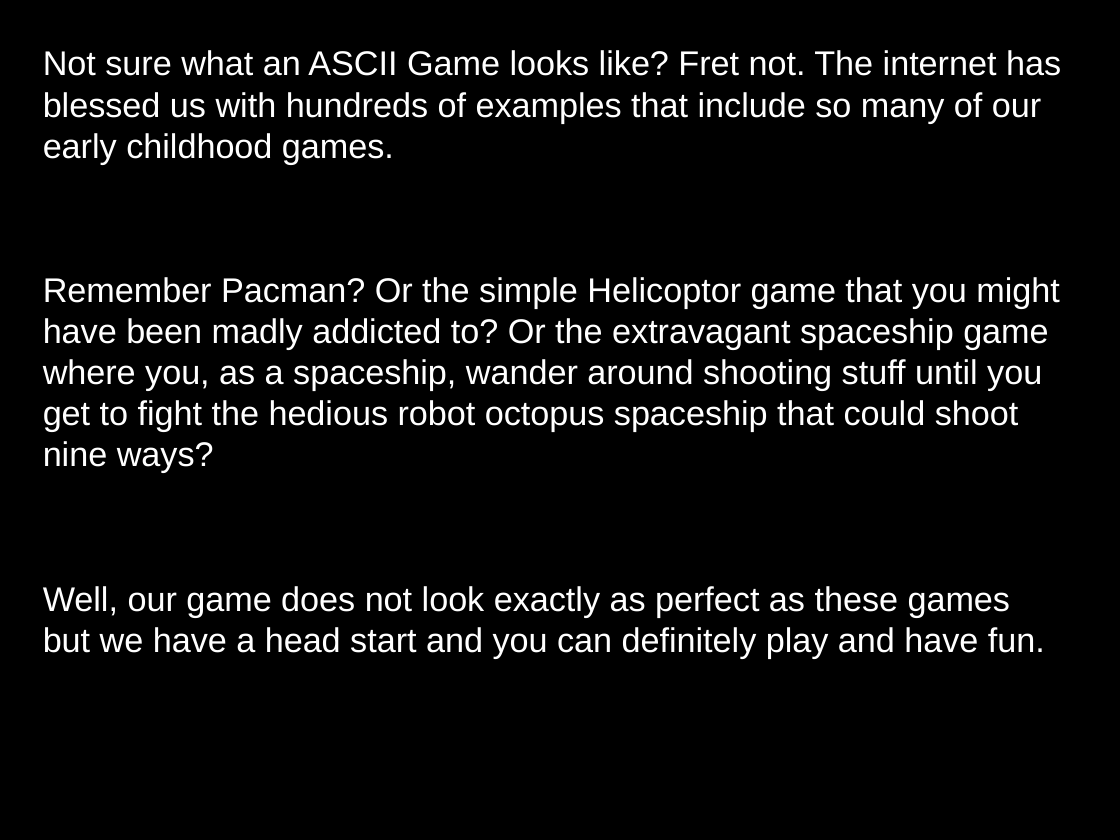
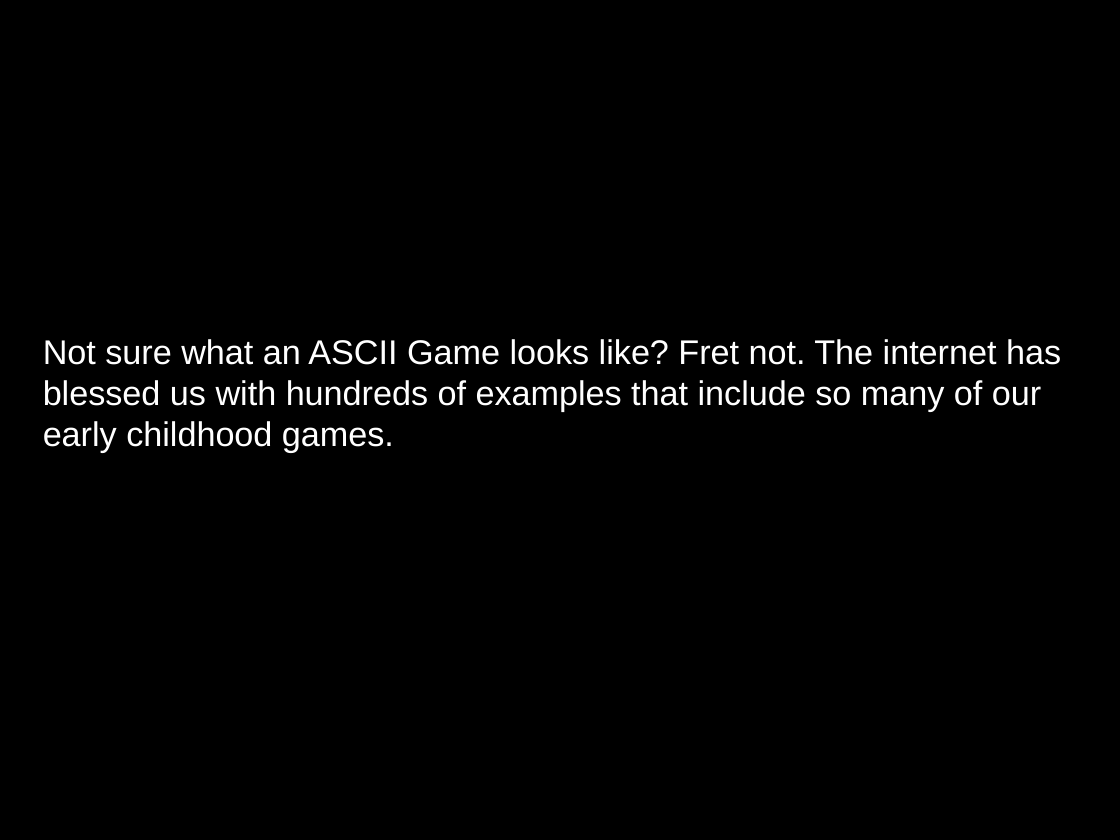
Before and after one commit to harrisonk19/SpaceGame, a slide deck: slide 7 of new_user_documentation.pptx (slide 4 before the commit). Drawn at 1120x840 pixels with LibreOffice and Linux fonts; fonts in the diff are those of the drawing; background and template pictures are left out. Boxes give left, top, right and bottom in pixels: in the first picture for what was removed or moved away, otherwise in the second. Text is boxed around its words. In the diff, an @@ line names an element or a change of style, - is before the commit and + after.

```diff
--- a/new_user_documentation.pptx
+++ b/new_user_documentation.pptx
@@ text at box(43, 277, 1059, 658): paragraphs removed @@
-Remember Pacman? Or the simple Helicoptor game that you might have been madly addicted to? Or the extravagant spaceship game where you, as a spaceship, wander around shooting stuff until you get to fight the hedious robot octopus spaceship that could shoot nine ways?
-Well, our game does not look exactly as perfect as these games but we have a head start and you can definitely play and have fun.
```
Also in this commit, not shown: 4 other slides changed, 5 slides added, 2 slides removed.
